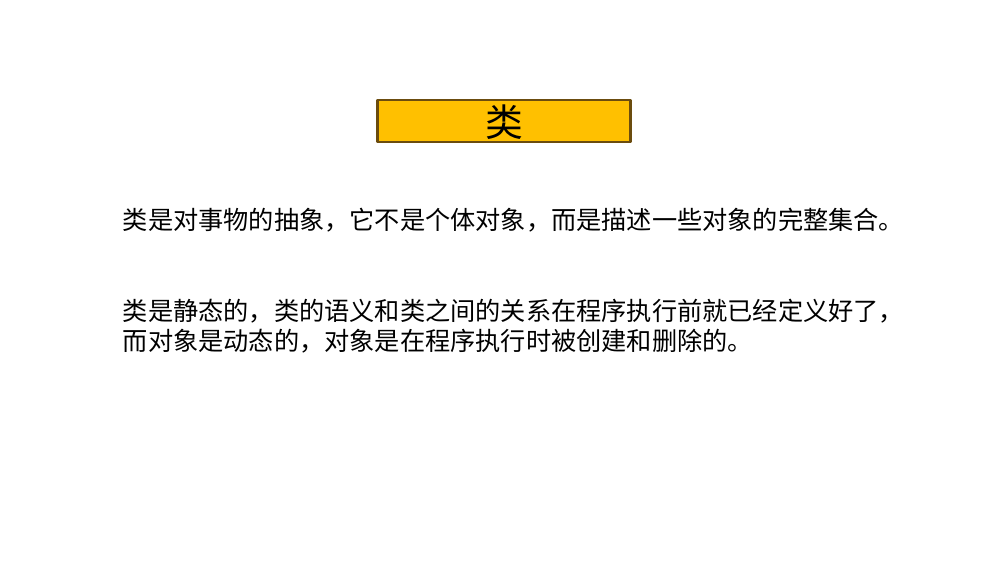
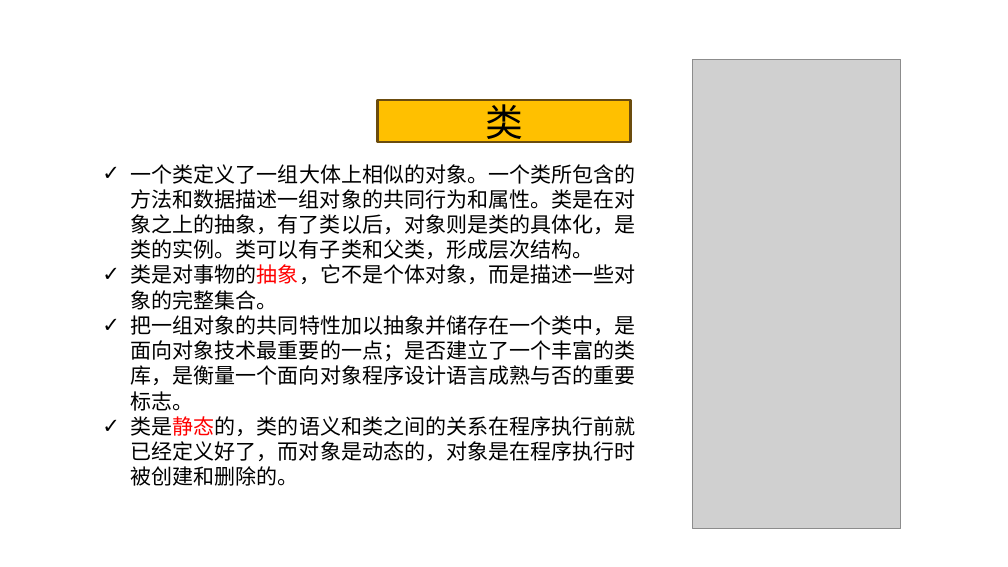
Before and after one commit to on6nx/requirement, a slide deck: slide 9 of uml2/G07翻转课堂2(3.20).pptx. Drawn at 1008x567 pixels with LibreOffice and Linux fonts; fonts in the diff are those of the drawing; grey boxes stand for pictures; background and template pictures are left out. Boxes give left, top, right and bottom in pixels: in the first picture for what was removed or moved away, otherwise in the second. Text is boxed around its words. In the diff, an @@ line names an element or a change of style, - is before the commit and + after.

```diff
--- a/uml2/G07翻转课堂2(3.20).pptx
+++ b/uml2/G07翻转课堂2(3.20).pptx
@@ picture added at <box>693,60,901,529</box> @@
@@ text "一个类定义了一组大体上相似的对象。一个类所包含的方法和数据描述一组对象的共同行为和属性。类是在对象之上的抽象，有了类以后 ...": place and size @@
-text "一个类定义了一组大体上相似的对象。一个类所包含的方法和数据描述一组对象的共同行为和属性。类是在对象之上的抽象，有了类以后 ..." at <box>123,207,904,353</box>
+text "一个类定义了一组大体上相似的对象。一个类所包含的方法和数据描述一组对象的共同行为和属性。类是在对象之上的抽象，有了类以后 ..." at <box>131,164,636,486</box>
@@ text at <box>131,164,636,259</box>: paragraph added @@
+✓ 一个类定义了一组大体上相似的对象。一个类所包含的方法和数据描述一组对象的共同行为和属性。类是在对象之上的抽象，有了类以后，对象则是类的具体化，是类的实例。类可以有子类和父类，形成层次结构。
@@ text at <box>131,264,636,486</box>: size 24 to 20 pt, text colour #000000 to #FF0000 in "类是对事物的抽象，它不是个体对象，而是描述一些对象的完整集合。", "类是静态的，类的语义和类之间的关系在程序执行前就已经定义好了，而对象是动态的，对象是在程序执行时被创建和删除的。"; bullet none to ✓ @@
@@ text at <box>131,315,636,411</box>: paragraph added @@
+✓ 把一组对象的共同特性加以抽象并储存在一个类中，是面向对象技术最重要的一点；是否建立了一个丰富的类库，是衡量一个面向对象程序设计语言成熟与否的重要标志。
```
Also in this commit, not shown: 9 other slides changed, 2 slides added, 2 slides removed.
